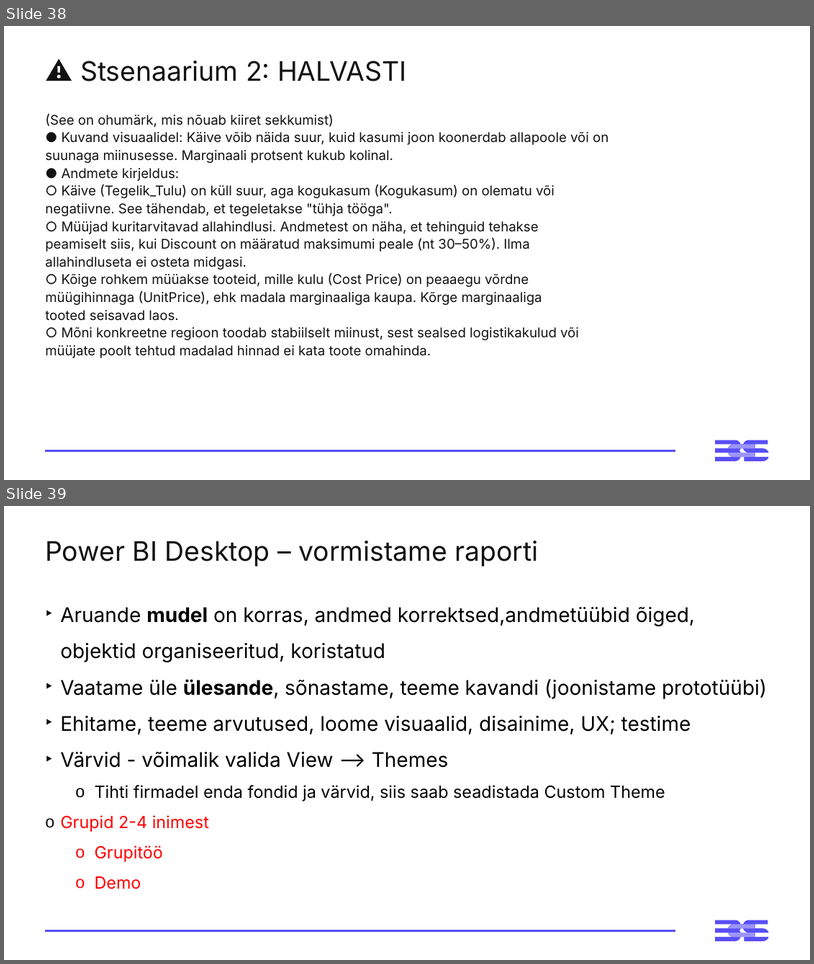
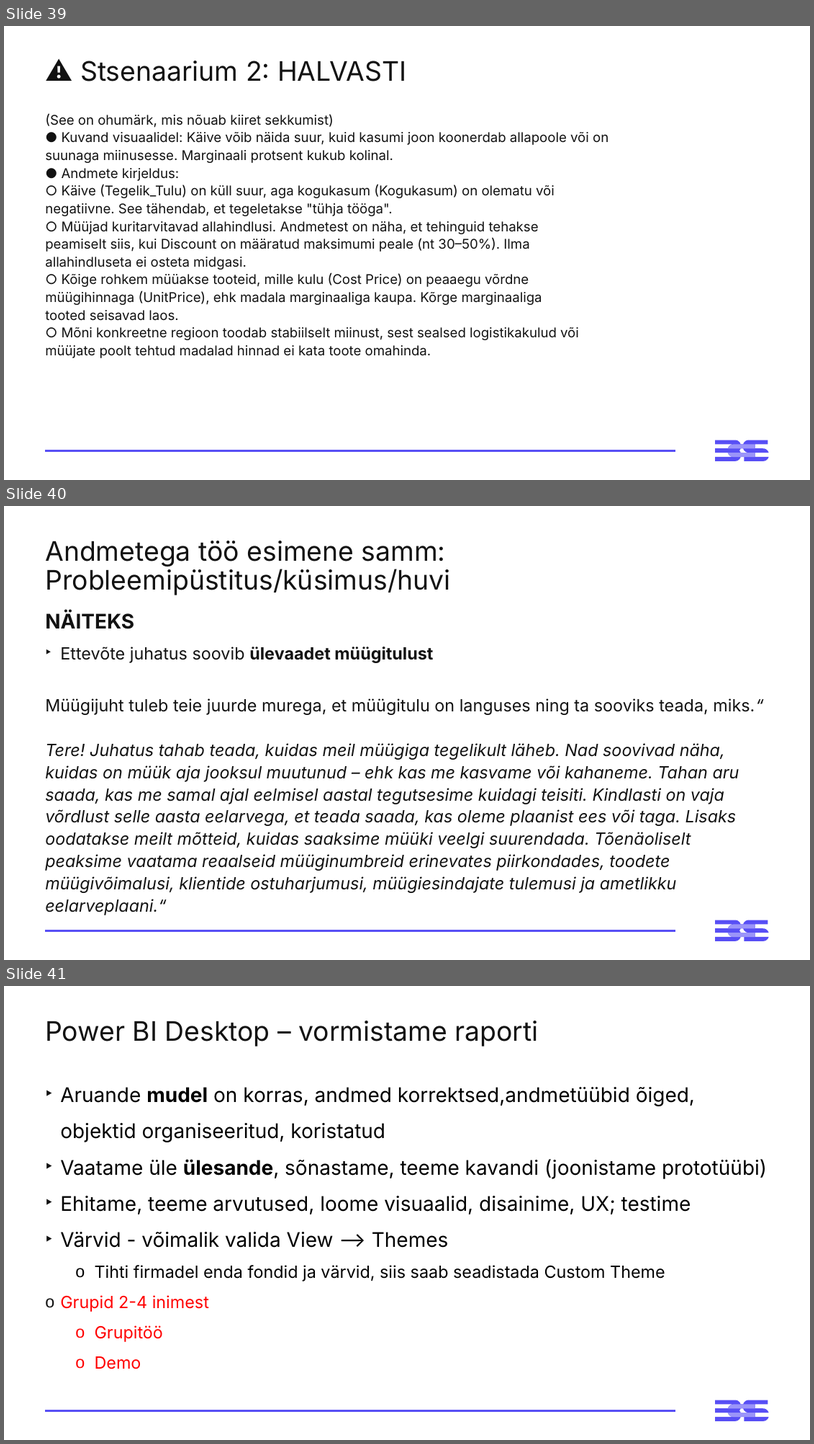
Before and after one commit to emilieabel/andmetarkus, a slide deck: Materjalid/Day3 M Visuaalid Andmelugu/3-paev-andmetarkus-esitlus.pptx. Shown one above the other, each under a label of ours: slides 38 and 39 before the commit, slides 39, 40 and 41 after it. The pictures are 814x964 and 814x1444 pixels, drawn with LibreOffice and Linux fonts; fonts in the diff are those of the drawing. Boxes give left, top, right and bottom in pixels: in the first picture for what was removed or moved away, otherwise in the second. Text is boxed around its words. In the diff, an @@ line names an element or a change of style, - is before the commit and + after.

```diff
--- a/Materjalid/Day3 M Visuaalid Andmelugu/3-paev-andmetarkus-esitlus.pptx
+++ b/Materjalid/Day3 M Visuaalid Andmelugu/3-paev-andmetarkus-esitlus.pptx
@@ slide 40 added at (4, 506, 810, 960), background #FFFFFF; not listed: 3 template elements that a slide beside it also shows @@
@@ title added at (45, 541, 451, 595), 32 pt, text #121212 @@
+Andmetega töö esimene samm: Probleemipüstitus/küsimus/huvi
@@ text added at (45, 611, 764, 893), 20 pt, text #121212, italic @@
+NÄITEKS
+‣ Ettevõte juhatus soovib ülevaadet müügitulust
+Müügijuht tuleb teie juurde murega, et müügitulu on languses ning ta sooviks teada, miks.“
+Tere! Juhatus tahab teada, kuidas meil müügiga tegelikult läheb. Nad soovivad näha, kuidas on müük aja jooksul muutunud – ehk kas me kasvame või kahaneme. Tahan aru saada, kas me samal ajal eelmisel aastal tegutsesime kuidagi teisiti. Kindlasti on vaja võrdlust selle aasta eelarvega, et teada saada, kas oleme plaanist ees või taga. Lisaks oodatakse meilt mõtteid, kuidas saaksime müüki veelgi suurendada. Tõenäoliselt peaksime vaatama reaalseid müüginumbreid erinevates piirkondades, toodete müügivõimalusi, klientide ostuharjumusi, müügiesindajate tulemusi ja ametlikku eelarveplaani.“
@@ what was slide 38 is now slide 39 @@
@@ what was slide 39 is now slide 41 @@
```
Also in this commit, not shown: 8 slides changed, 3 other slides added, 5 other files.
